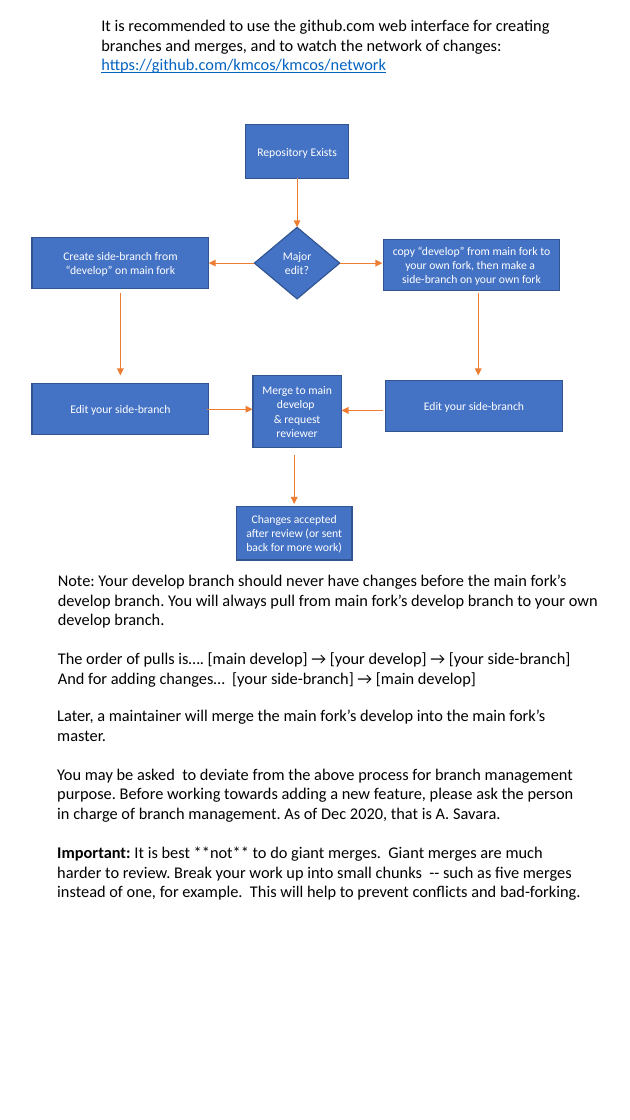
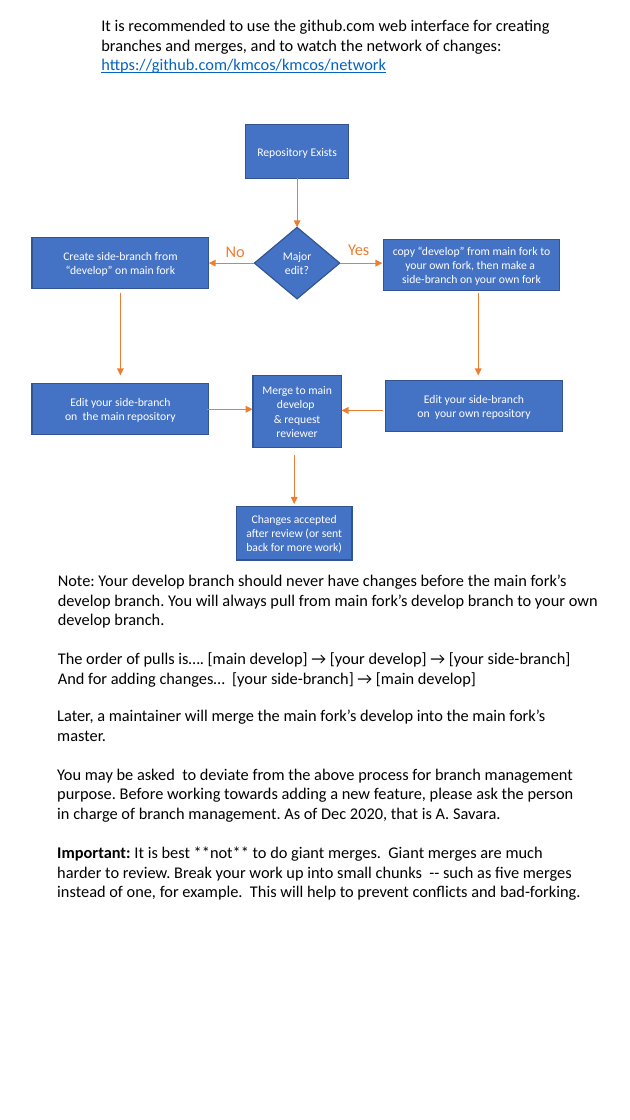
Before and after one commit to kmcos/kmcos, a slide deck: slide 1 of doc/source/topic_guides/GithubGuideKmcos.pptx. Drawn at 630x1120 pixels with LibreOffice and Linux fonts; fonts in the diff are those of the drawing. Boxes give left, top, right and bottom in pixels: in the first picture for what was removed or moved away, otherwise in the second. Text is boxed around its words. In the diff, an @@ line names an element or a change of style, - is before the commit and + after.

```diff
--- a/doc/source/topic_guides/GithubGuideKmcos.pptx
+++ b/doc/source/topic_guides/GithubGuideKmcos.pptx
@@ text added at (x1=226, y1=246, x2=245, y2=257), 14 pt, text #ED7D31 @@
+No
@@ text added at (x1=348, y1=244, x2=369, y2=255), 14 pt, text #ED7D31 @@
+Yes
@@ text in rectangle at (x1=65, y1=412, x2=175, y2=422): paragraph added @@
+on the main repository
@@ text in rectangle at (x1=417, y1=409, x2=530, y2=419): paragraph added @@
+on your own repository
```
